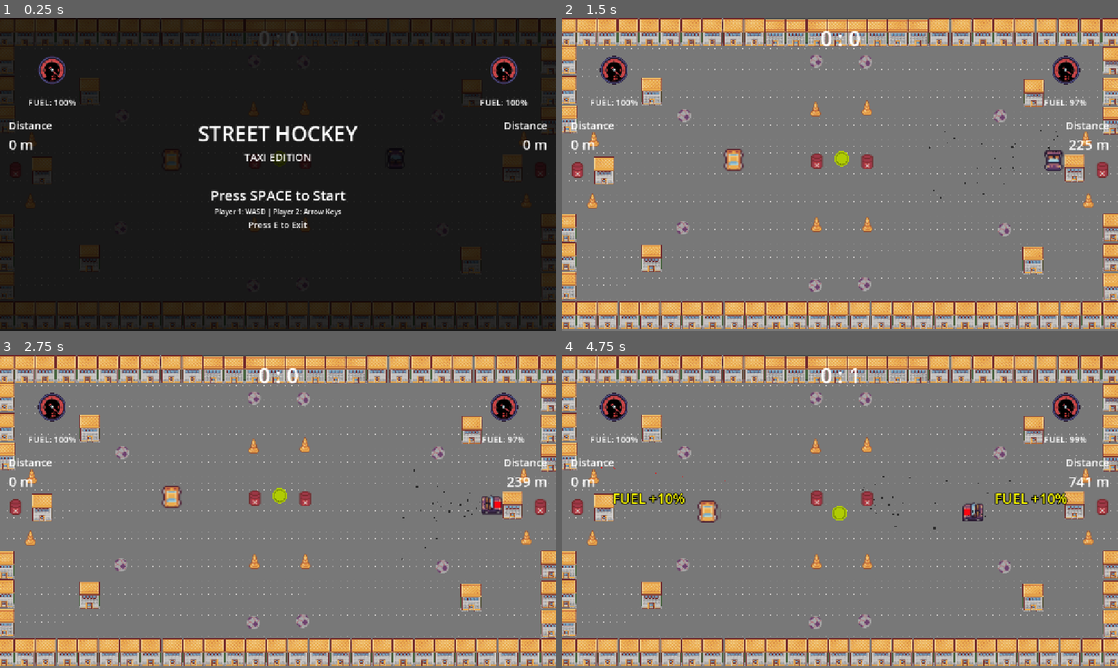
Above: before the commit, frames 1-4 (two rows, left to right).
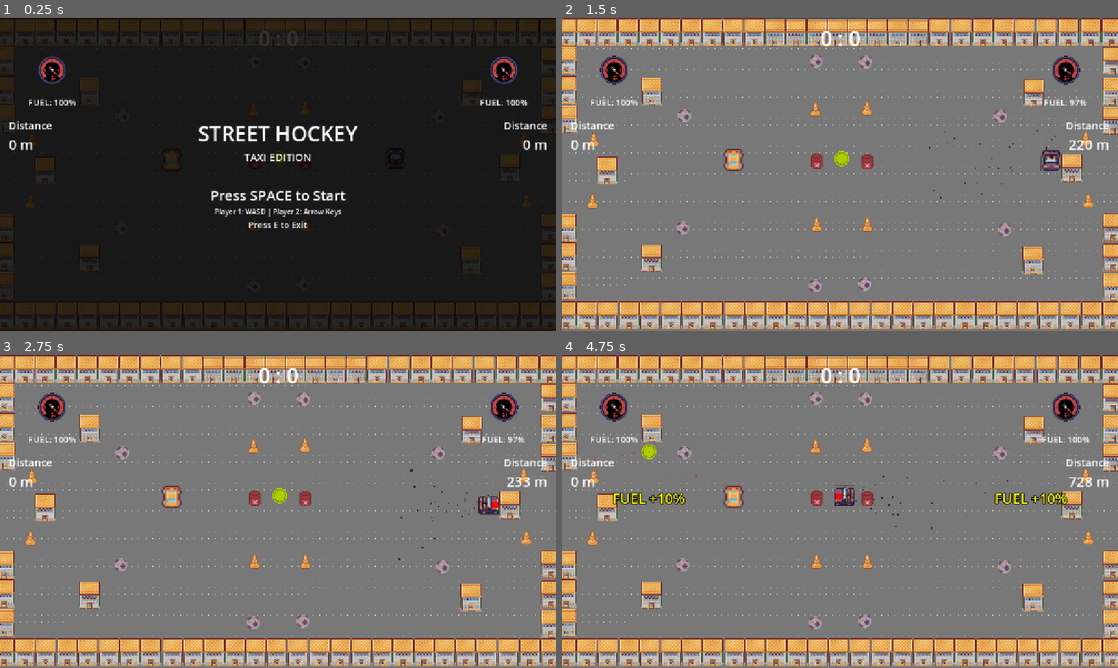
Above: after the commit, the same moments.

Repository: hudayiarici/street_hockey_godot
Game: Godot game, scene res://scenes/main.tscn
The game is run twice, just before and just after one commit, with the same random seed, the same clock (stepped at 60 frames per second) and the same inputs.
Inputs:
- Up to frame 1 (0.25 s): no input
- Up to frame 2 (1.5 s): tap Space at 0.5 s; hold Right (ui_right) 0.53-1.28 s; tap E (KEY_E) at 0.6, 1.35 s; tap Enter (ui_accept) at 0.77 s; hold Down (ui_down) from 1.28 s (still down)
- Up to frame 3 (2.75 s): tap Enter (ui_accept) at 1.52 s; release Down (ui_down) at 2.03 s; hold Right (ui_right) from 2.03 s (still down); tap E (KEY_E) at 2.1 s
- Up to frame 4 (4.75 s): release Right (ui_right) at 2.78 s; hold Up (ui_up) 2.78-3.53 s; tap E (KEY_E) at 2.85, 3.6, 4.35 s; tap Enter (ui_accept) at 3.02, 3.77, 4.52 s; hold Left (ui_left) from 3.53 s (still down)

The runs differ from the first frame. In frame 1, less than 0.1% of the frame differs, in the area x 3-98%, y 43-53%; in frame 2, 0.8%; in frame 3, 0.9%; in frame 4, 1.9%, in the area x 1-99%, y 4-56%.

Commit message:
Update editor layout and scene configurations, adjust goal line in puck logic, and refine taxi movement constraints

Diff:
--- a/scenes/main.tscn
+++ b/scenes/main.tscn
@@ -108,12 +108,6 @@
 [node name="House72" parent="." instance=ExtResource("8_choun")]
 position = Vector2(207, 169)
 
-[node name="OilSpill3" parent="." instance=ExtResource("9_ya4ey")]
-position = Vector2(36, 351)
-
-[node name="OilSpill4" parent="." instance=ExtResource("9_ya4ey")]
-position = Vector2(1244, 350)
-
 [node name="House37" parent="." instance=ExtResource("8_choun")]
 position = Vector2(249, 33)
 
@@ -181,7 +175,7 @@
 position = Vector2(1269, 551)
 
 [node name="House62" parent="." instance=ExtResource("8_choun")]
-position = Vector2(97, 352)
+position = Vector2(104, 352)
 
 [node name="House33" parent="." instance=ExtResource("8_choun")]
 position = Vector2(10, 33)
@@ -386,7 +380,7 @@
 position = Vector2(1266, 33)
 
 [node name="House64" parent="." instance=ExtResource("8_choun")]
-position = Vector2(1180, 346)
+position = Vector2(1174, 346)
 
 [node name="House65" parent="." instance=ExtResource("8_choun")]
 position = Vector2(9, 483)
--- a/scripts/puck.gd
+++ b/scripts/puck.gd
@@ -10,6 +10,7 @@
 const SCREEN_HEIGHT = 720.0
 const GOAL_TOP = 240.0
 const GOAL_BOTTOM = 480.0
+const GOAL_LINE = 20.0  # Goal line further inside (was 50)
 const MIN_VELOCITY = 5.0
 const BOUNDS_MARGIN = 100.0
 
@@ -85,13 +86,13 @@
 	var pos = global_position
 	var is_in_goal_area_y = pos.y > GOAL_TOP and pos.y < GOAL_BOTTOM
 
-	if pos.x < MARGIN and is_in_goal_area_y and can_score:
+	if pos.x < GOAL_LINE and is_in_goal_area_y and can_score:
 		can_score = false
 		print("LEFT GOAL! Player 2 scores!")
 		goal_scored.emit(2)
 		reset_puck()
 
-	elif pos.x > SCREEN_WIDTH - MARGIN and is_in_goal_area_y and can_score:
+	elif pos.x > SCREEN_WIDTH - GOAL_LINE and is_in_goal_area_y and can_score:
 		can_score = false
 		print("RIGHT GOAL! Player 1 scores!")
 		goal_scored.emit(1)
--- a/scripts/taxi.gd
+++ b/scripts/taxi.gd
@@ -114,7 +114,7 @@
 	if player_id == 1:
 		target_x = clamp(position.x, MARGIN, CENTER_X - 10)
 	else:
-		target_x = clamp(position.x, CENTER_X + 10, SCREEN_WIDTH - MARGIN)
+		target_x = clamp(position.x, CENTER_X + 10, SCREEN_WIDTH - MARGIN - 10)
 
 	if position.x != target_x:
 		position.x = target_x
